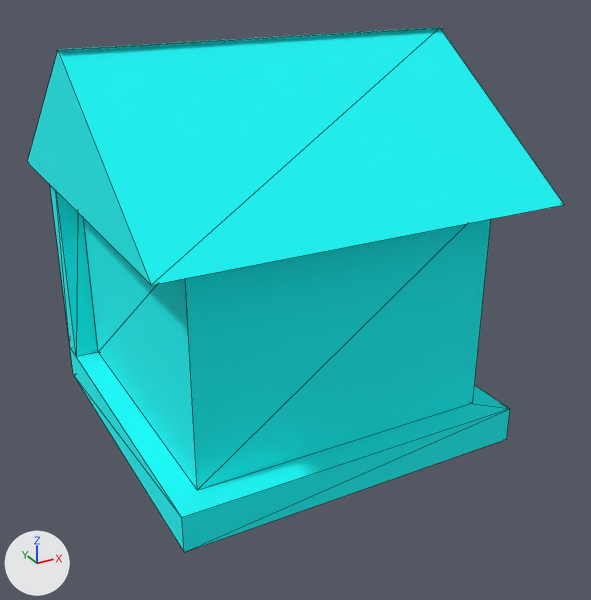
One commit to the glTF model assets/environment/mesh/environment_library.glb: the scene before it, then after it.
Rendered twice from a camera (50 mm lens) standing at (-0.923, -1.8, 1.211) and looking at (0.02, -0.085, 0.353). The axes (+X, +Y, +Z) are drawn at lower left. The lights are the same throughout. The first picture is the older version. Mesh edges are drawn as thin lines. Objects named as collision shapes, trigger or cutter boxes, shadow casters or lower levels of detail are left out.

Objects in the first picture: 'env_house_base_lod0'.
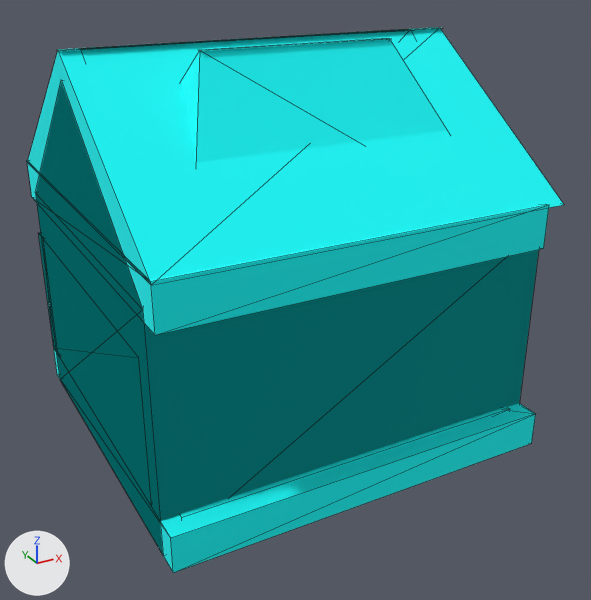
The change, as a diff of the scene's bpy script:
```diff
--- a/assets/environment/mesh/environment_library.glb.py
+++ b/assets/environment/mesh/environment_library.glb.py
@@ me_env_house_courtyard_hlod @@
+me_env_house_courtyard_hlod.from_pydata(...)  # 10 vertices, 14 faces; spans x -0.5..0.5, y -0.44..0.44, z 0.0..0.94
+me_env_house_courtyard_hlod.materials.append(mat_environment_index_atlas)  # picture img_entityatlas
@@ me_env_house_courtyard_lod0 @@
+me_env_house_courtyard_lod0.from_pydata(...)  # 138 vertices, 188 faces; spans x -0.5..0.5, y -0.5..0.5, z 0.0..1.0
+me_env_house_courtyard_lod0.materials.append(mat_environment_index_atlas)  # picture img_entityatlas
@@ me_env_house_small_hlod @@
+me_env_house_small_hlod.from_pydata(...)  # 10 vertices, 14 faces; spans x -0.5..0.5, y -0.44..0.44, z 0.0..0.94
+me_env_house_small_hlod.materials.append(mat_environment_index_atlas)  # picture img_entityatlas
@@ me_env_house_small_lod0 @@
+me_env_house_small_lod0.from_pydata(...)  # 86 vertices, 128 faces; spans x -0.5..0.5, y -0.5..0.5, z 0.0..1.0
+me_env_house_small_lod0.materials.append(mat_environment_index_atlas)  # picture img_entityatlas
@@ ob_env_house_courtyard_hlod @@
+ob_env_house_courtyard_hlod = bpy.data.objects.new('env_house_courtyard_hlod', me_env_house_courtyard_hlod)
+ob_env_house_courtyard_hlod.location = (0.0, 0.0, 0.0)
@@ ob_env_house_courtyard_lod0 @@
+ob_env_house_courtyard_lod0 = bpy.data.objects.new('env_house_courtyard_lod0', me_env_house_courtyard_lod0)
+ob_env_house_courtyard_lod0.location = (0.0, 0.0, 0.0)
@@ ob_env_house_small_hlod @@
+ob_env_house_small_hlod = bpy.data.objects.new('env_house_small_hlod', me_env_house_small_hlod)
+ob_env_house_small_hlod.location = (0.0, 0.0, 0.0)
@@ ob_env_house_small_lod0 @@
+ob_env_house_small_lod0 = bpy.data.objects.new('env_house_small_lod0', me_env_house_small_lod0)
+ob_env_house_small_lod0.location = (0.0, 0.0, 0.0)
```

Boxes (x1, y1, x2, y2) around the edits, measured in the pictures (591 x 600 px):
'env_house_courtyard_hlod', added (cyan)
    after: (36, 197, 539, 552)
'env_house_courtyard_lod0', added (cyan)
    after: (38, 38, 536, 573)
'env_house_small_lod0', added
    after: (27, 29, 549, 335)
'env_house_small_hlod', added
    after: (36, 83, 141, 306)
'env_house_base_lod0', unchanged, covered by the edit
    before: (27, 27, 564, 552)
    after: (27, 27, 564, 518)
